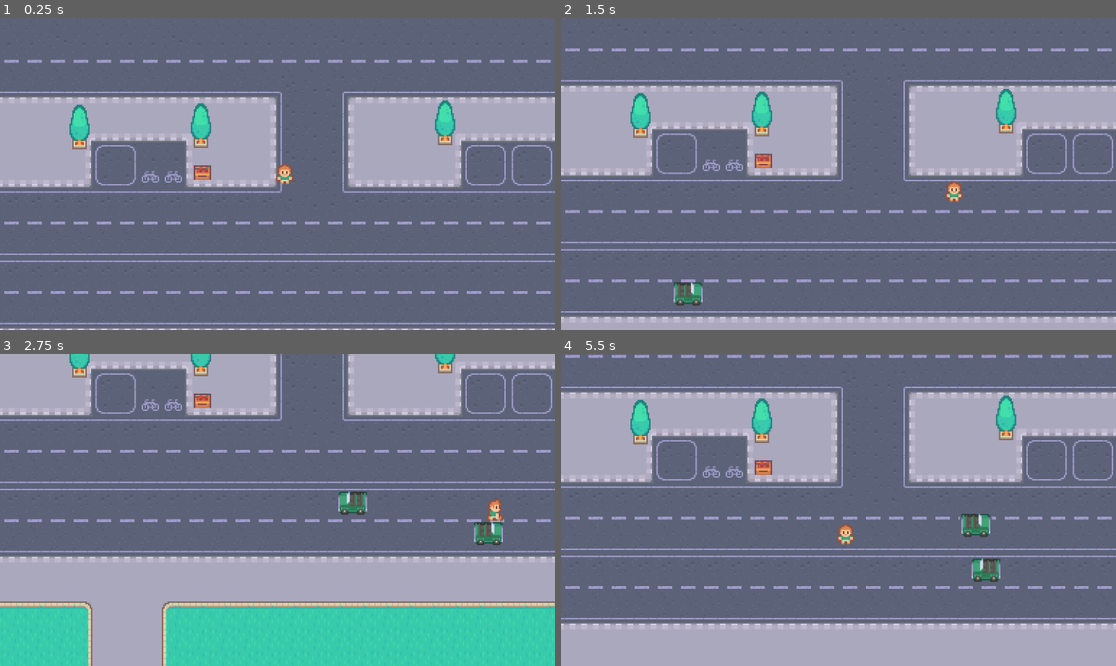
Above: before the commit, frames 1-4 (two rows, left to right).
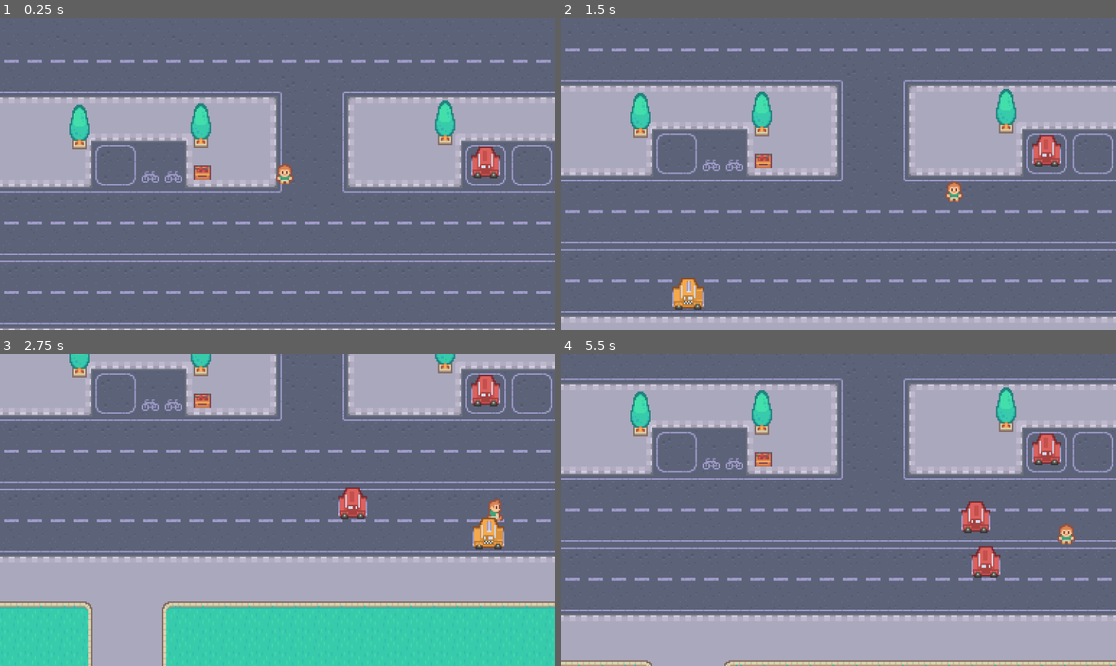
Above: after the commit, the same moments.

Repository: DigitalBubblegum/Frogger
Game: Godot game, scene res://scenes/game.tscn
Same seed, same stepped clock (60 frames per second), same inputs: the game is played once before the commit and once after it.
Inputs:
- Up to frame 1 (0.25 s): no input
- Up to frame 2 (1.5 s): tap Enter at 0.5 s; hold Right (right) 0.53-1.28 s; tap Space (confirm) at 0.6, 1.35 s; hold Down (down) from 1.28 s (still down)
- Up to frame 3 (2.75 s): release Down (down) at 2.03 s; hold Right (right) from 2.03 s (still down); tap Space (confirm) at 2.1 s
- Up to frame 4 (5.5 s): release Right (right) at 2.78 s; hold Up (up) 2.78-3.53 s; tap Space (confirm) every 0.75 s from 2.85 to 5.1 s; hold Left (left) 3.53-5.03 s; hold Down (down) from 5.03 s (still down)

The runs differ from the first frame. In frame 1, 0.5% of the frame differs, in the area x 84-91%, y 41-52%; in frame 2, 1.0%; in frame 3, 1.4%; in frame 4, 20%, in the area x 0-100%, y 0-100%.

Commit message:
added some objects and randomized the color of moving cars

Diff:
--- a/scenes/car.gd
+++ b/scenes/car.gd
@@ -2,11 +2,17 @@
 
 var direction = Vector2.LEFT
 var speed = 200
+var colors = [
+	preload("res://graphics/cars/green.png"),
+	preload("res://graphics/cars/red.png"),
+	preload("res://graphics/cars/yellow.png")
+]
 # Called when the node enters the scene tree for the first time.
 func _ready() -> void:
 	if position.x < 0:
 		direction.x = 1
 		$Sprite2D.flip_h = true
+	$Sprite2D.texture = colors.pick_random()
 
 
 # Called every frame. 'delta' is the elapsed time since the previous frame.
--- a/scenes/game.tscn
+++ b/scenes/game.tscn
@@ -6,6 +6,7 @@
 [ext_resource type="PackedScene" uid="uid://birpgxq4j4lbn" path="res://scenes/house.tscn" id="3_lnu2h"]
 [ext_resource type="PackedScene" uid="uid://ba5keywqggssa" path="res://scenes/box_1.tscn" id="4_lbhrr"]
 [ext_resource type="Texture2D" uid="uid://boj6kq1t4mduj" path="res://graphics/objects/tree potted.png" id="6_p57ef"]
+[ext_resource type="Texture2D" uid="uid://ocjfhrelwysu" path="res://graphics/cars/red.png" id="7_u5sy4"]
 
 [sub_resource type="RectangleShape2D" id="RectangleShape2D_lbhrr"]
 size = Vector2(20, 643)
@@ -14,7 +15,10 @@
 size = Vector2(193, 32)
 
 [sub_resource type="RectangleShape2D" id="RectangleShape2D_u5sy4"]
-size = Vector2(12, 19)
+size = Vector2(12, 24.625)
+
+[sub_resource type="RectangleShape2D" id="RectangleShape2D_gee14"]
+size = Vector2(20, 15.5)
 
 [node name="Game" type="Node2D"]
 script = ExtResource("1_iywne")
@@ -100,7 +104,7 @@
 [node name="StaticBody2D" type="StaticBody2D" parent="StaticObjects/TreePotted"]
 
 [node name="CollisionShape2D" type="CollisionShape2D" parent="StaticObjects/TreePotted/StaticBody2D"]
-position = Vector2(0, 3.5)
+position = Vector2(0, 5)
 shape = SubResource("RectangleShape2D_u5sy4")
 
 [node name="TreePotted2" type="Sprite2D" parent="StaticObjects"]
@@ -110,7 +114,7 @@
 [node name="StaticBody2D" type="StaticBody2D" parent="StaticObjects/TreePotted2"]
 
 [node name="CollisionShape2D" type="CollisionShape2D" parent="StaticObjects/TreePotted2/StaticBody2D"]
-position = Vector2(0, 3.5)
+position = Vector2(0, 5)
 shape = SubResource("RectangleShape2D_u5sy4")
 
 [node name="TreePotted3" type="Sprite2D" parent="StaticObjects"]
@@ -120,7 +124,7 @@
 [node name="StaticBody2D" type="StaticBody2D" parent="StaticObjects/TreePotted3"]
 
 [node name="CollisionShape2D" type="CollisionShape2D" parent="StaticObjects/TreePotted3/StaticBody2D"]
-position = Vector2(0, 3.5)
+position = Vector2(0, 5)
 shape = SubResource("RectangleShape2D_u5sy4")
 
 [node name="TreePotted4" type="Sprite2D" parent="StaticObjects"]
@@ -130,7 +134,7 @@
 [node name="StaticBody2D" type="StaticBody2D" parent="StaticObjects/TreePotted4"]
 
 [node name="CollisionShape2D" type="CollisionShape2D" parent="StaticObjects/TreePotted4/StaticBody2D"]
-position = Vector2(0, 3.5)
+position = Vector2(0, 4.25)
 shape = SubResource("RectangleShape2D_u5sy4")
 
 [node name="TreePotted5" type="Sprite2D" parent="StaticObjects"]
@@ -140,7 +144,7 @@
 [node name="StaticBody2D" type="StaticBody2D" parent="StaticObjects/TreePotted5"]
 
 [node name="CollisionShape2D" type="CollisionShape2D" parent="StaticObjects/TreePotted5/StaticBody2D"]
-position = Vector2(0, 3.5)
+position = Vector2(0, 3.875)
 shape = SubResource("RectangleShape2D_u5sy4")
 
 [node name="TreePotted6" type="Sprite2D" parent="StaticObjects"]
@@ -150,7 +154,7 @@
 [node name="StaticBody2D" type="StaticBody2D" parent="StaticObjects/TreePotted6"]
 
 [node name="CollisionShape2D" type="CollisionShape2D" parent="StaticObjects/TreePotted6/StaticBody2D"]
-position = Vector2(0, 3.5)
+position = Vector2(0, 3.6875)
 shape = SubResource("RectangleShape2D_u5sy4")
 
 [node name="TreePotted7" type="Sprite2D" parent="StaticObjects"]
@@ -160,8 +164,19 @@
 [node name="StaticBody2D" type="StaticBody2D" parent="StaticObjects/TreePotted7"]
 
 [node name="CollisionShape2D" type="CollisionShape2D" parent="StaticObjects/TreePotted7/StaticBody2D"]
-position = Vector2(0, 3.5)
+position = Vector2(0, 4)
 shape = SubResource("RectangleShape2D_u5sy4")
+
+[node name="Red" type="Sprite2D" parent="StaticObjects"]
+y_sort_enabled = true
+position = Vector2(339, 388)
+texture = ExtResource("7_u5sy4")
+
+[node name="StaticBody2D" type="StaticBody2D" parent="StaticObjects/Red"]
+
+[node name="CollisionShape2D" type="CollisionShape2D" parent="StaticObjects/Red/StaticBody2D"]
+position = Vector2(0, 3.25)
+shape = SubResource("RectangleShape2D_gee14")
 
 [connection signal="body_entered" from="FinishArea" to="." method="_on_area_2d_body_entered"]
 [connection signal="timeout" from="Timer/CarTimer" to="." method="_on_car_timer_timeout"]
Not shown: 1 places in scenes/game.tscn that only renumber resources
